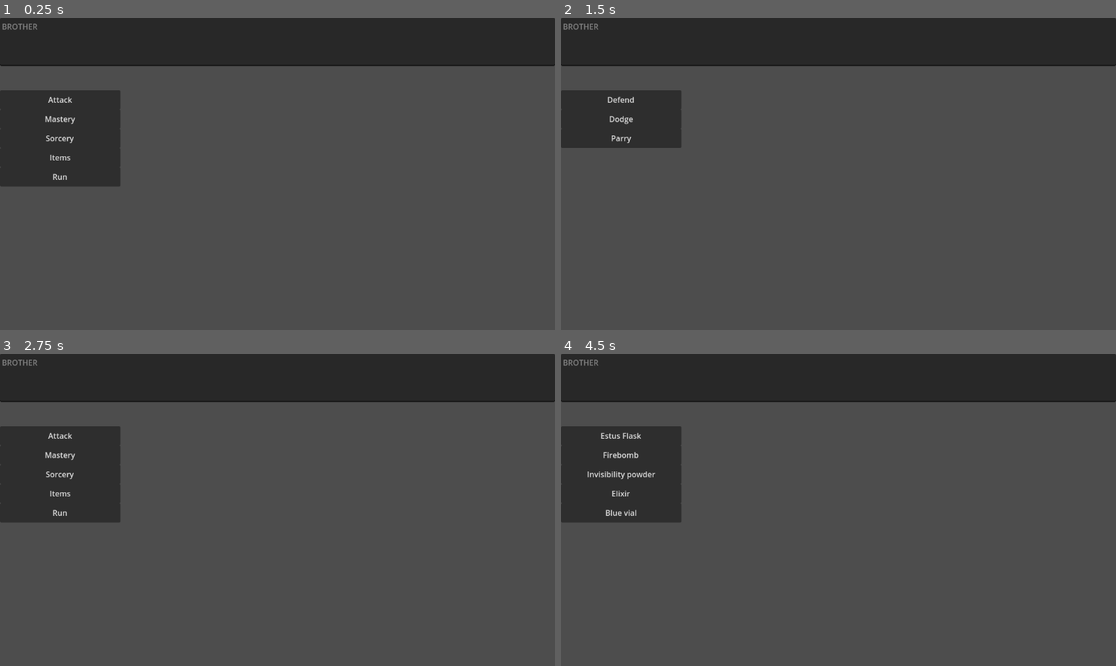
Above: before the commit, frames 1-4 (two rows, left to right).
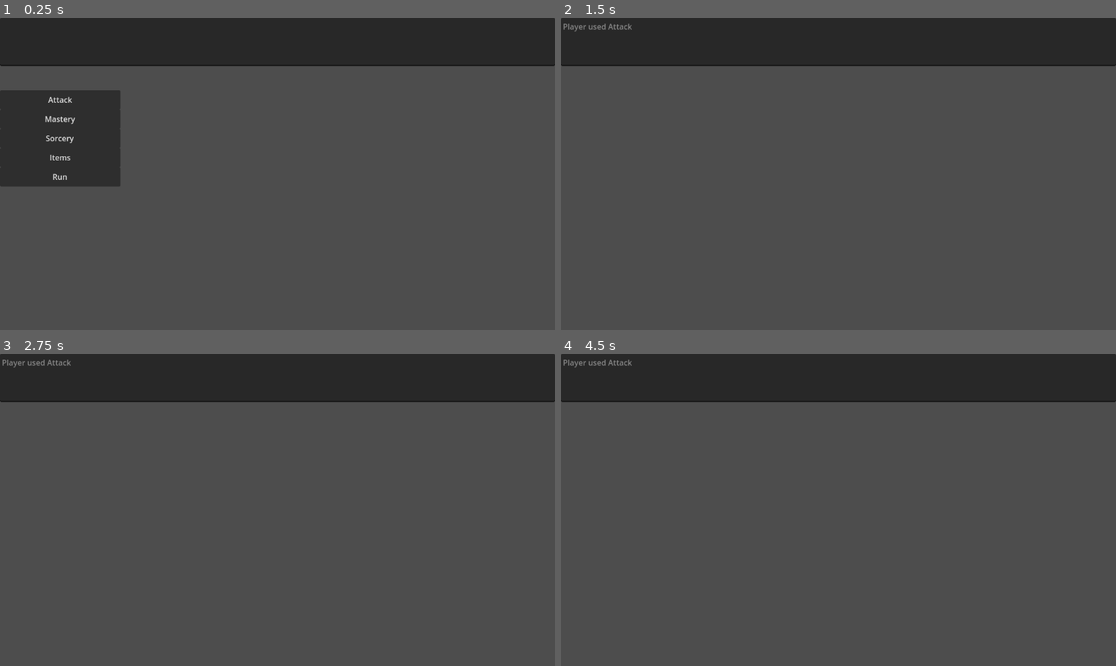
Above: after the commit, the same moments.

Repository: Vipul-Vaibhav27/TurnBasedRPG
Game: Godot game, scene res://Scenes/combat_player_ui.tscn
The game is run twice, just before and just after one commit, with the same random seed, the same clock (stepped at 60 frames per second) and the same inputs.
Inputs (mouse positions are in pixels of both pictures, inside the frame that each line leads up to):
- Up to frame 1 (0.25 s): no input
- Up to frame 2 (1.5 s): click "Attack" at 0.5 s; click (622, 117) at 1.25 s, where only the run before the commit has a clickable "Mastery"
- Up to frame 3 (2.75 s): click (61, 435) at 2 s, where only the run before the commit has a clickable "Defend"
- Up to frame 4 (4.5 s): click (622, 475) at 2.75 s, where only the run before the commit has a clickable "Sorcery"; click (622, 435) at 3.5 s, where only the run before the commit has a clickable "Fireball"; click (622, 494) at 4.25 s, where only the run before the commit has a clickable "Items"

The runs differ from the first frame. In frame 1, less than 0.1% of the frame differs, in the area x 0-7%, y 1-4%; in frame 2, 4.1%; in frame 3, 6.7%, in the area x 0-22%, y 1-54%; in frame 4, 6.6%.

Commit message:
Updated code and Battle log

Diff:
--- a/Scenes/combat_player_ui.tscn
+++ b/Scenes/combat_player_ui.tscn
@@ -9,7 +9,6 @@
 [node name="CombatLog" type="TextEdit" parent="."]
 offset_right = 1152.0
 offset_bottom = 100.0
-text = "BROTHER"
 editable = false
 wrap_mode = 1
 
--- a/Scripts/combat_player_ui.gd
+++ b/Scripts/combat_player_ui.gd
@@ -2,6 +2,7 @@
 
 @onready var action_menu = $Menu
 @onready var battle_log = $CombatLog
+
 var player_actions
 var menu_walk_string = ""
 
@@ -20,6 +21,7 @@
 
 	draw_action_menu()
 
+# Handling input
 func _unhandled_input(event):
 	# TO_DO: FIND BETTER WAY OF HANDLING INPUT
 
@@ -33,7 +35,7 @@
 
 			draw_action_menu()
 
-
+# Function to draw and update action menu UI as per user
 func draw_action_menu():
 	var menu_walk = menu_walk_string.split("/")
 	var action_list = player_actions
@@ -44,10 +46,12 @@
 
 		assert(action in action_list)
 
+		# Player has taken action after going to the last node
 		if (type_string(typeof(action_list[action])) == "float"):
 			menu_walk_string = ""
-			draw_action_menu()
-			return
+			action_list = {}
+			write_to_log("Player used " + action)
+			break
 
 		action_list = action_list[action]
 
@@ -56,6 +60,10 @@
 func update_action(action):
 	menu_walk_string += ("/" + action)
 	draw_action_menu()
+
+# Function for updating battle log
+func write_to_log(text : String):
+	battle_log.text += text
 
 # Functions for loading and parsing jsons
 
